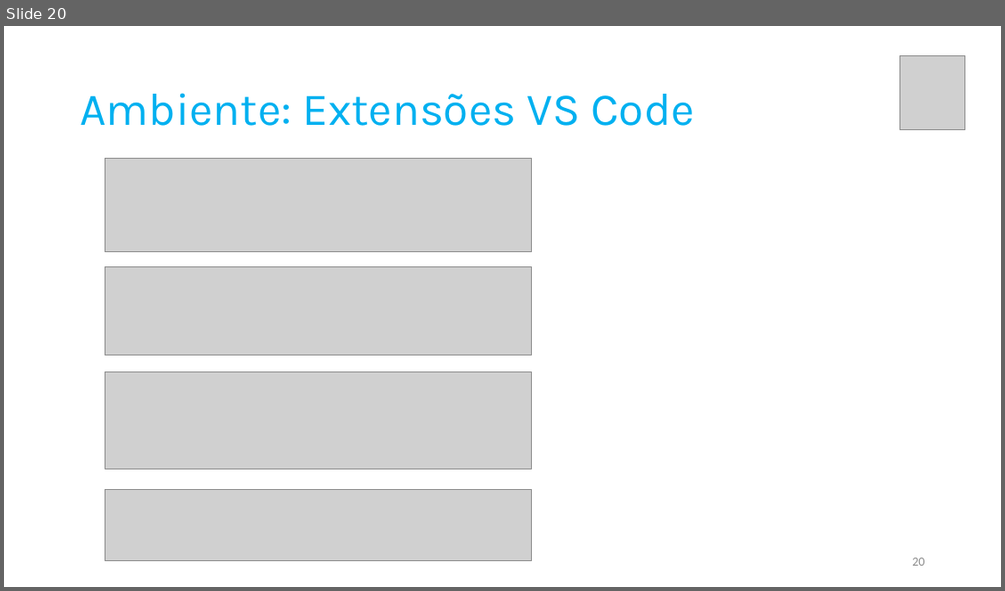
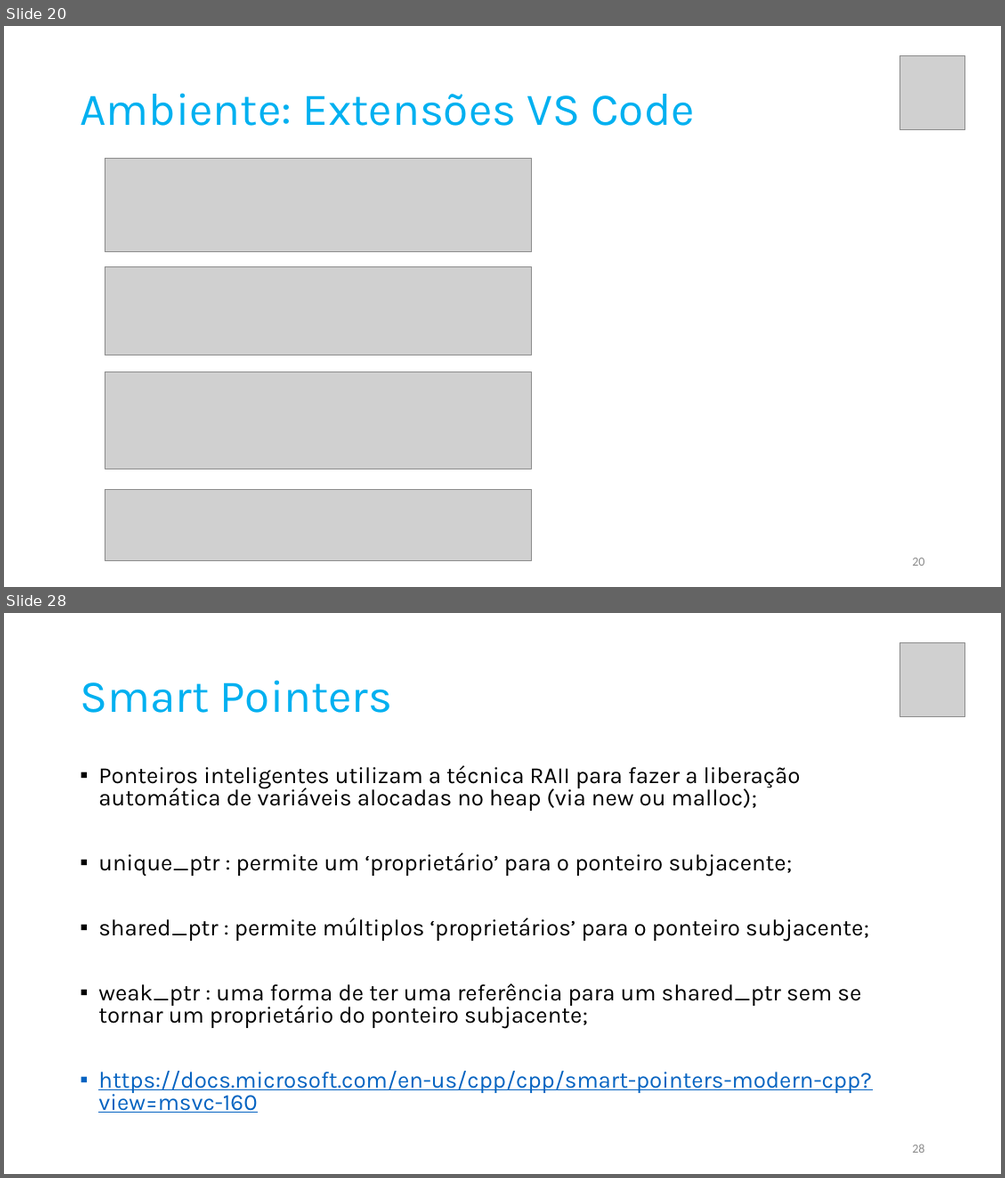
Before and after one commit to pfaco/ees_cpp, a slide deck: slides/C++.pptx. Shown one above the other, each under a label of ours: slide 20 before the commit, slides 20 and 28 after it; the slides between them are not shown. The pictures are 1005x591 and 1005x1178 pixels, drawn with LibreOffice and Linux fonts; fonts in the diff are those of the drawing; grey boxes stand for pictures. Boxes give left, top, right and bottom in pixels: in the first picture for what was removed or moved away, otherwise in the second. Text is boxed around its words. In the diff, an @@ line names an element or a change of style, - is before the commit and + after.

```diff
--- a/slides/C++.pptx
+++ b/slides/C++.pptx
@@ slide 28 added at (x1=4, y1=613, x2=1001, y2=1174), background #FFFFFF @@
@@ picture added at (x1=900, y1=643, x2=966, y2=717) @@
@@ title added at (x1=80, y1=680, x2=393, y2=713), 44 pt, text #00B0F0 @@
+Smart Pointers
@@ text added at (x1=98, y1=765, x2=872, y2=1112), 22.2 pt, text #000000 @@
+▪ Ponteiros inteligentes utilizam a técnica RAII para fazer a liberação automática de variáveis alocadas no heap (via new ou malloc);
+▪ unique_ptr : permite um ‘proprietário’ para o ponteiro subjacente;
+▪ shared_ptr : permite múltiplos ‘proprietários’ para o ponteiro subjacente;
+▪ weak_ptr : uma forma de ter uma referência para um shared_ptr sem se tornar um proprietário do ponteiro subjacente;
+▪ https://docs.microsoft.com/en-us/cpp/cpp/smart-pointers-modern-cpp?view=msvc-160
@@ page number added at (x1=912, y1=1143, x2=924, y2=1152), 12 pt, text #8C8C8C @@
+28
```
Also in this commit, not shown: 4 slides changed, 15 other slides added, 3 slides removed, 1 other file.
